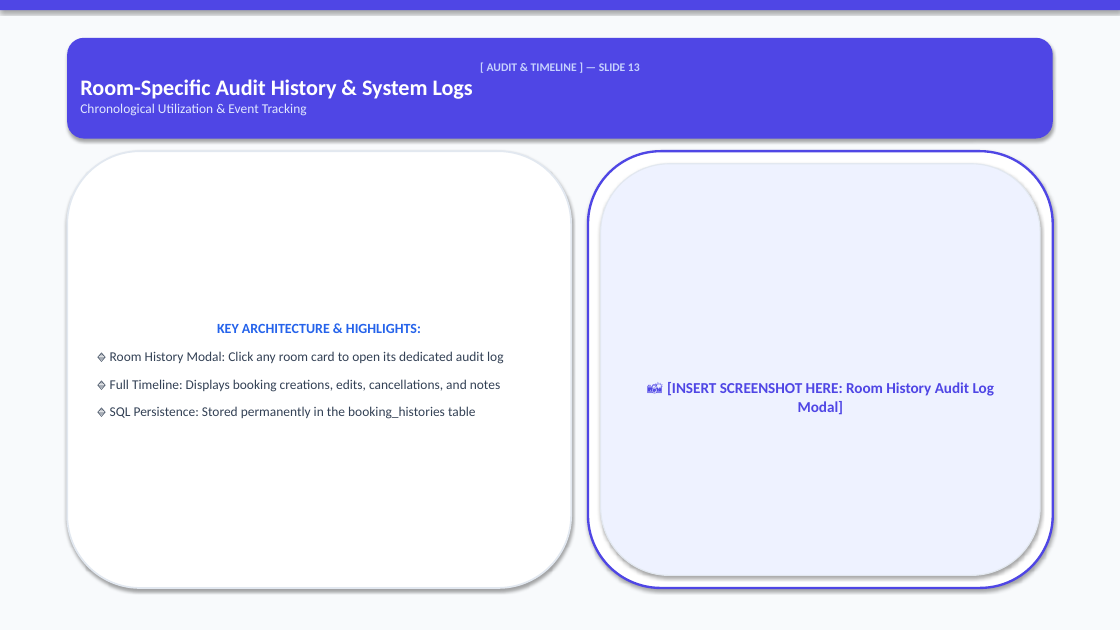
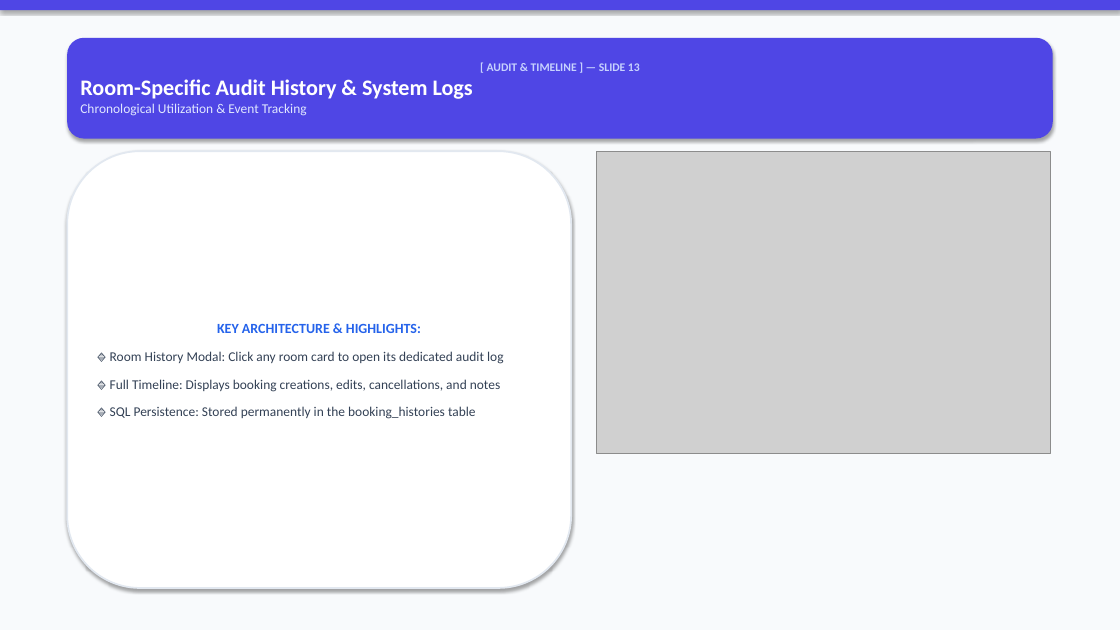
Before and after one commit to VishalMishraCSE/meeting-room-booking-system, a slide deck: slide 13 of document/PRESENTATION_DECK_SLIDES.pptx. Drawn at 1120x630 pixels with LibreOffice and Linux fonts; fonts in the diff are those of the drawing; grey boxes stand for pictures. Boxes give left, top, right and bottom in pixels: in the first picture for what was removed or moved away, otherwise in the second. Text is boxed around its words. In the diff, an @@ line names an element or a change of style, - is before the commit and + after.

Commit message:
docs: generate visual graphic cards and attach images directly onto EVERY slide (Slides 1-18) in PowerPoint deck

```diff
--- a/document/PRESENTATION_DECK_SLIDES.pptx
+++ b/document/PRESENTATION_DECK_SLIDES.pptx
@@ rounded rectangle removed at (588,151,1053,588) @@
@@ picture added at (597,151,1050,454) @@
@@ rounded rectangle removed at (601,164,1040,576) @@
-📸 [INSERT SCREENSHOT HERE: Room History Audit Log Modal]
```
Also in this commit, not shown: 17 other slides changed, 17 other files.
